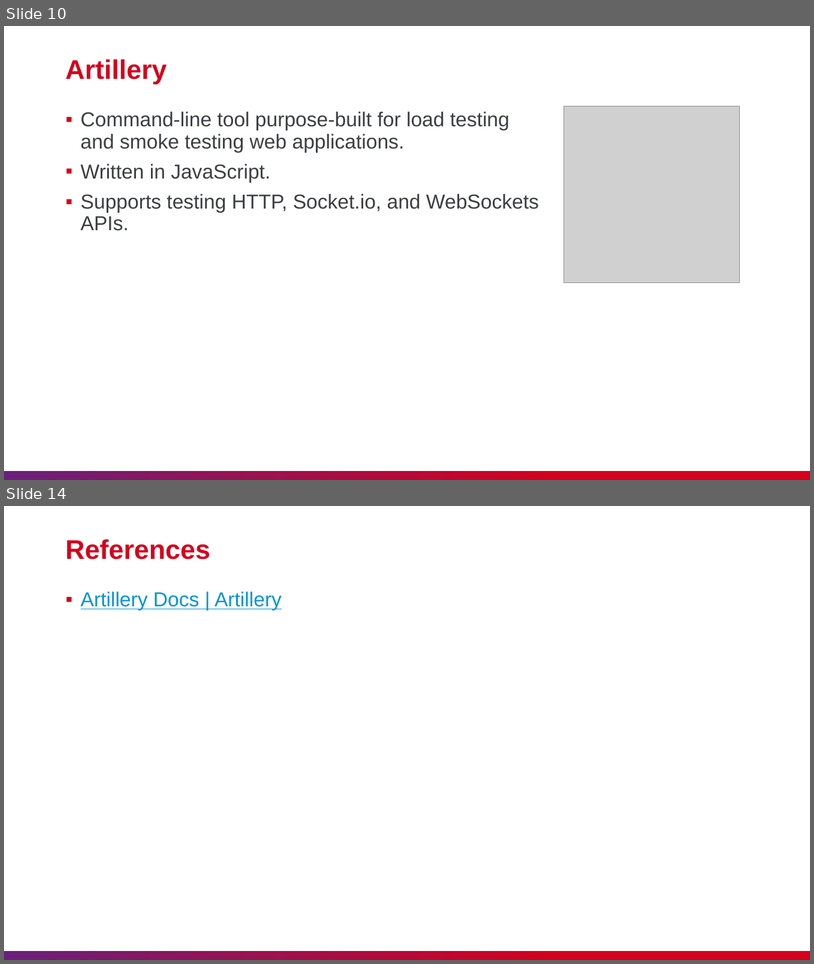
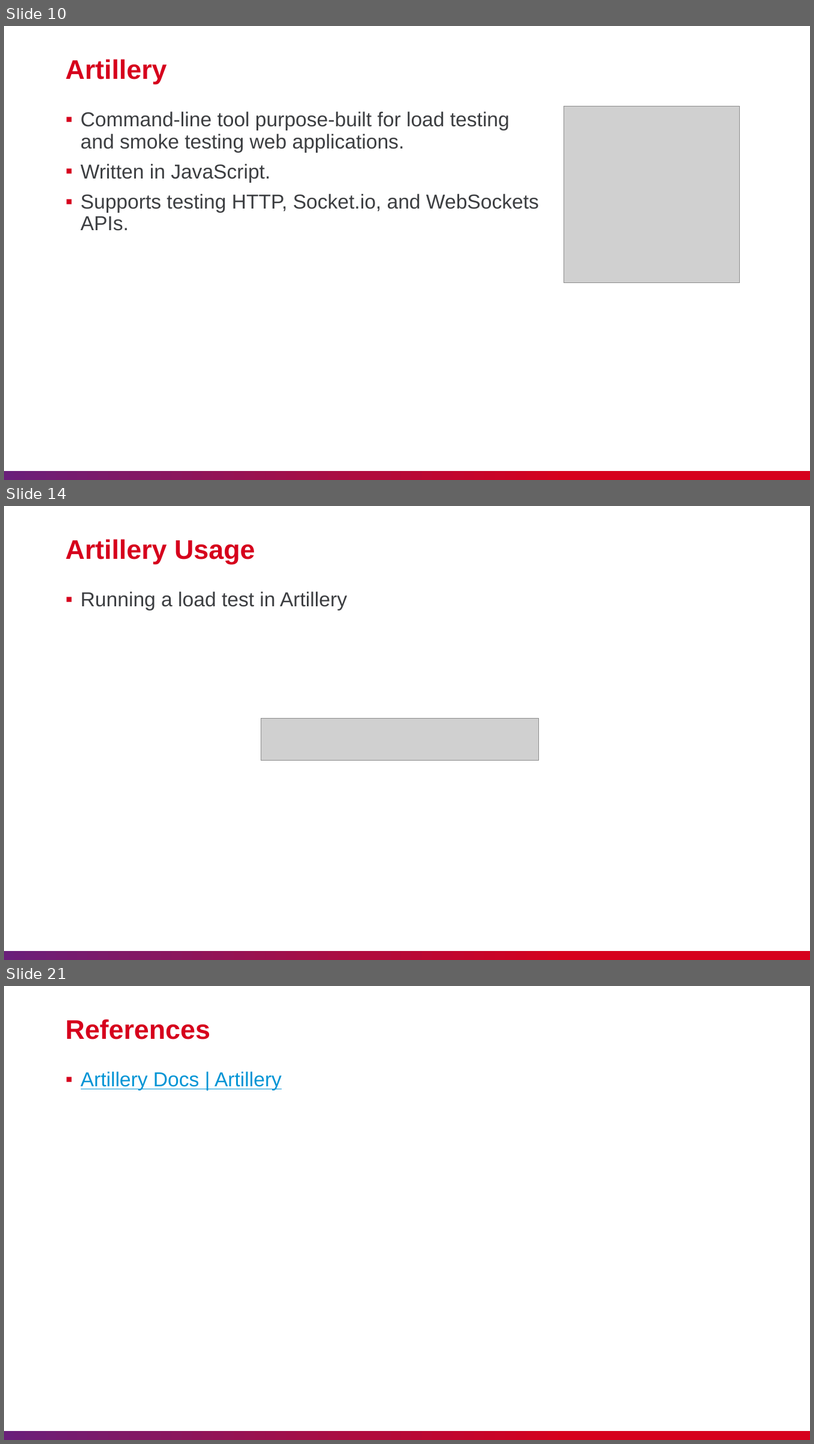
Before and after one commit to nashtech-garage/nodejs-vite-js_load_test, a slide deck: artillery/slide/NT_Artillery.pptx. Shown one above the other, each under a label of ours: slides 10 and 14 before the commit, slides 10, 14 and 21 after it; the slides between them are not shown. The pictures are 814x964 and 814x1444 pixels, drawn with LibreOffice and Linux fonts; fonts in the diff are those of the drawing; grey boxes stand for pictures. Boxes give left, top, right and bottom in pixels: in the first picture for what was removed or moved away, otherwise in the second. Text is boxed around its words. In the diff, an @@ line names an element or a change of style, - is before the commit and + after.

Commit message:
Update Artillery slide

```diff
--- a/artillery/slide/NT_Artillery.pptx
+++ b/artillery/slide/NT_Artillery.pptx
@@ slide 14 added at (x1=4, y1=506, x2=810, y2=960), background #FFFFFF; not listed: 1 template element that a slide beside it also shows @@
@@ title added at (x1=65, y1=539, x2=255, y2=564), 32 pt, text #D6001C, bold @@
+Artillery Usage
@@ text added at (x1=81, y1=591, x2=347, y2=610), 24 pt, text #3C3E41 @@
+▪ Running a load test in Artillery
@@ picture added at (x1=261, y1=718, x2=539, y2=760) @@
@@ what was slide 14 is now slide 21 @@
```
Also in this commit, not shown: 4 slides changed, 6 other slides added.
